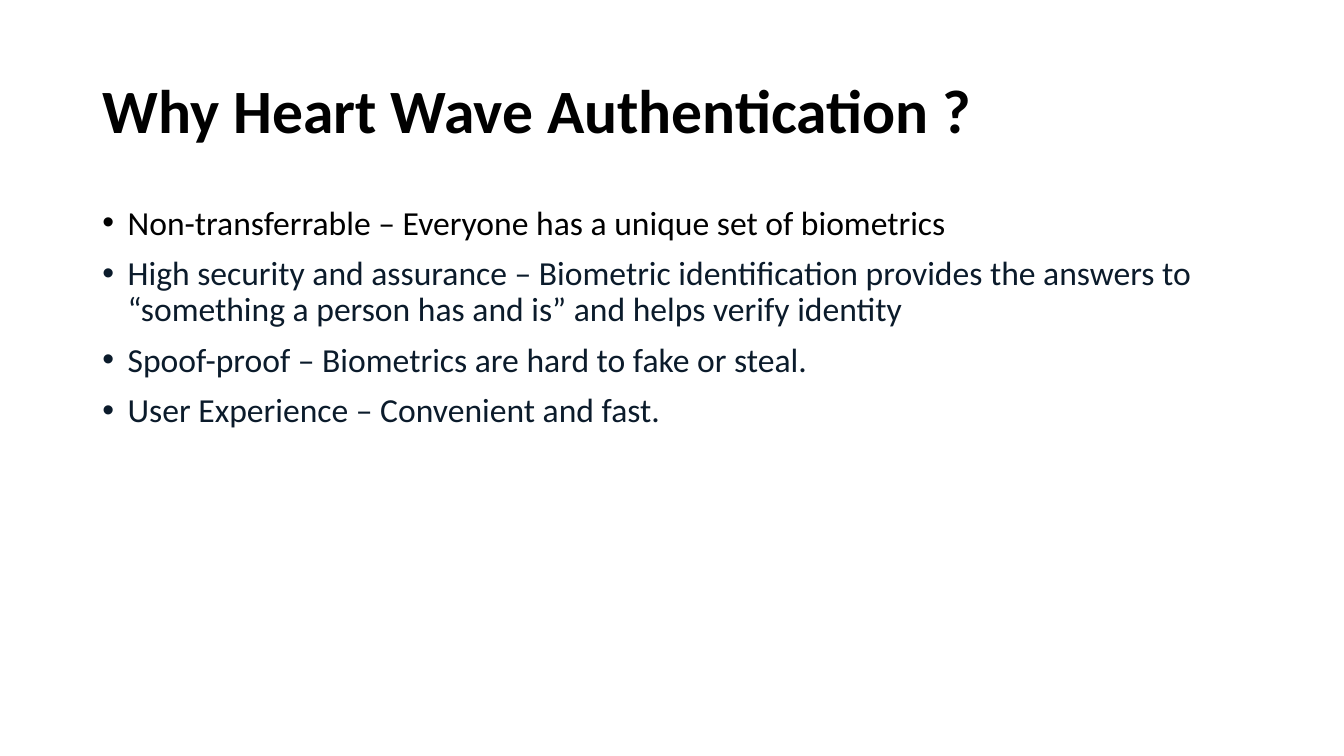
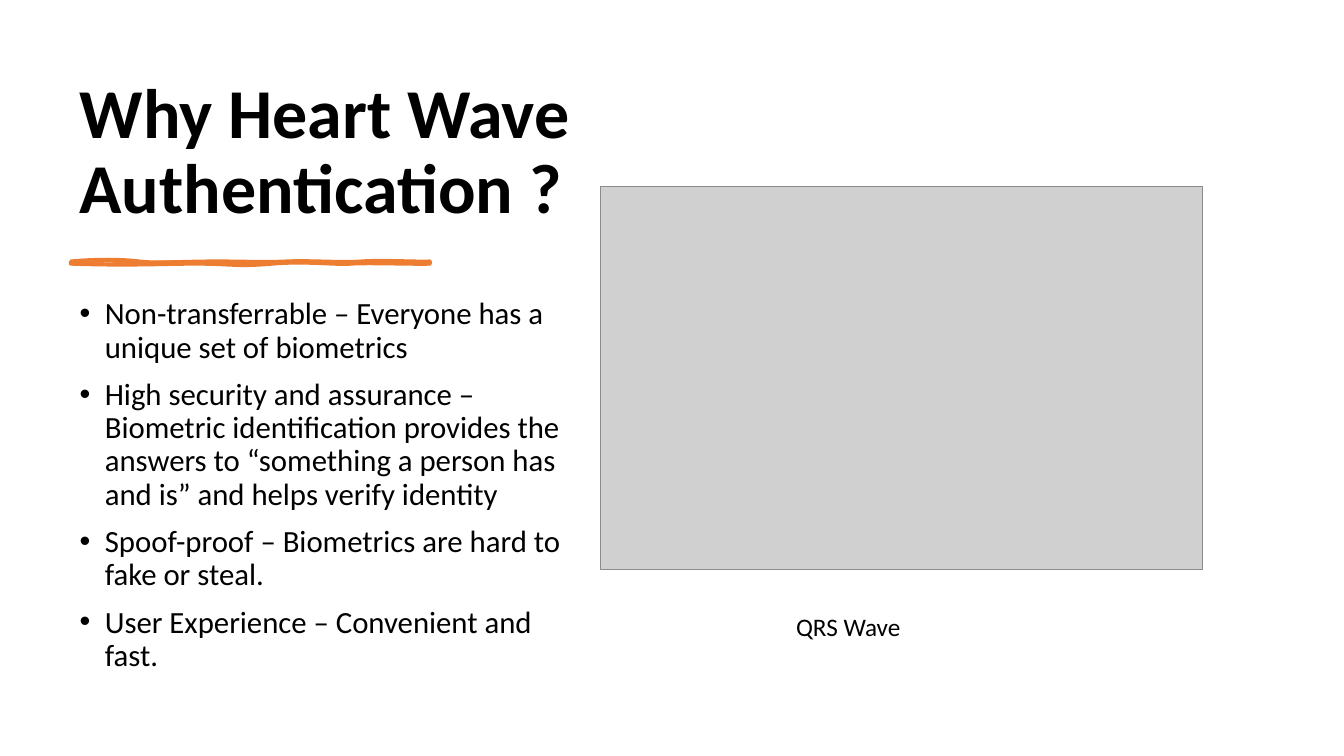
Before and after one commit to uma0441/TwoFactorAuthentication, a slide deck: slide 6 of Mid Term (1).pptx. Drawn at 1344x756 pixels with LibreOffice and Linux fonts; fonts in the diff are those of the drawing; grey boxes stand for pictures. Boxes give left, top, right and bottom in pixels: in the first picture for what was removed or moved away, otherwise in the second. Text is boxed around its words. In the diff, an @@ line names an element or a change of style, - is before the commit and + after.

```diff
--- a/Mid Term (1).pptx
+++ b/Mid Term (1).pptx
@@ title "Why Heart Wave Authentication ?" moved from (x1=102, y1=89, x2=929, y2=143) to (x1=80, y1=89, x2=569, y2=214) @@
@@ title "Why Heart Wave Authentication ?" at (x1=80, y1=89, x2=569, y2=214): size 44 to 50 pt; vertical alignment middle to bottom @@
@@ picture added at (x1=601, y1=187, x2=1203, y2=571) @@
@@ freeform shape added at (x1=71, y1=262, x2=430, y2=264), fill #ED7D31, outline #ED7D31 3 pt @@
@@ text "Non-transferrable – Everyone has a ..." moved from (x1=128, y1=211, x2=1191, y2=428) to (x1=105, y1=302, x2=560, y2=667) @@
@@ text "Non-transferrable – Everyone has a ..." at (x1=105, y1=302, x2=560, y2=667): size 24 to 22 pt; text colour #0B1B2B to #000000 in "High security and assurance – Biometric identification ...", "Spoof-proof – Biometrics are hard to fake ...", "User Experience – Convenient and fast." @@
@@ text added at (x1=796, y1=619, x2=901, y2=640), 18 pt, text #000000 @@
+QRS Wave
```
Also in this commit, not shown: 4 other slides changed, 2 slides added, 3 slides removed, 1 other file.
